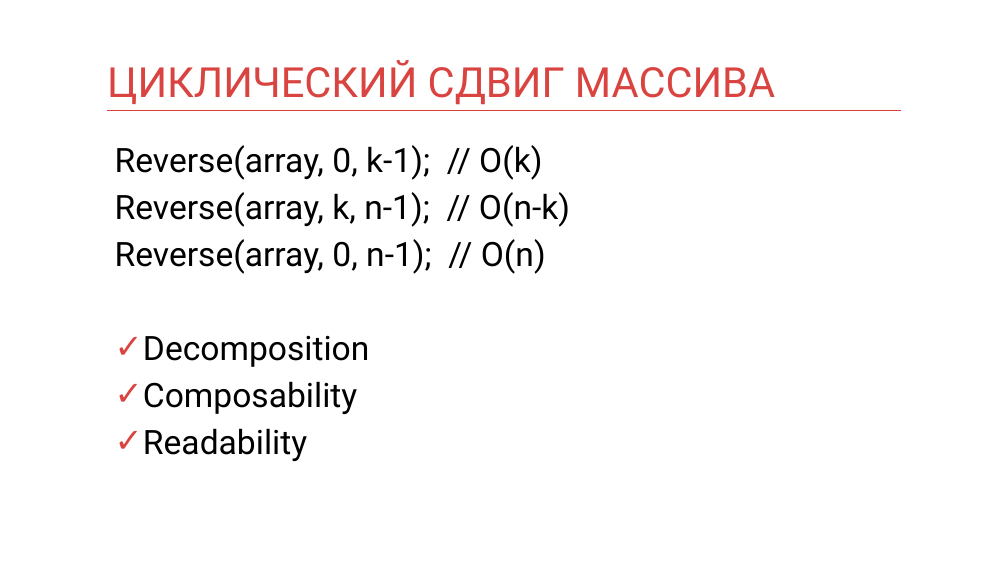
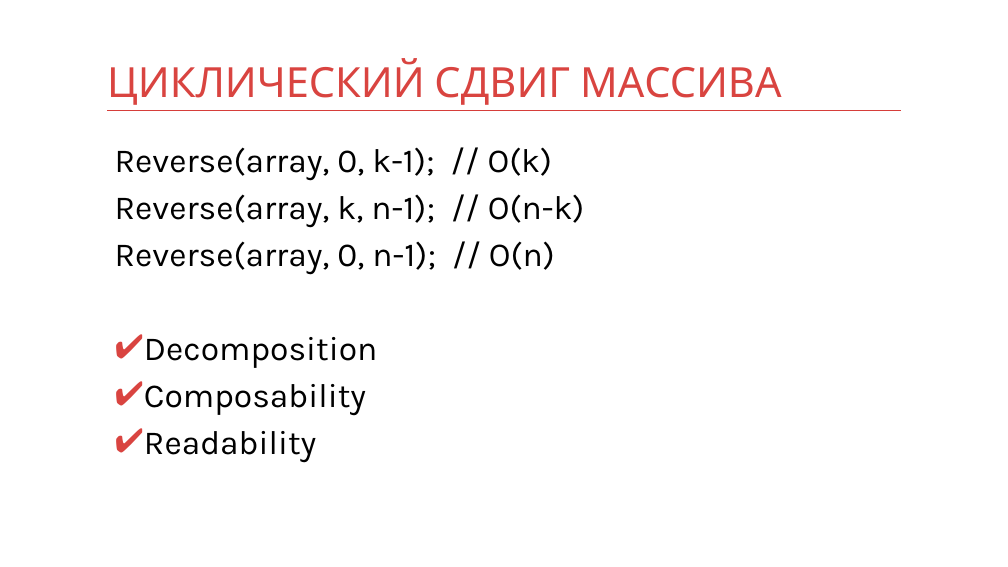
Before and after one commit to kontur-courses/clean-code, a slide deck: slide 37 of clean-code.pptx (slide 35 before the commit). Drawn at 1008x567 pixels with LibreOffice and Linux fonts; fonts in the diff are those of the drawing. Boxes give left, top, right and bottom in pixels: in the first picture for what was removed or moved away, otherwise in the second. Text is boxed around its words. In the diff, an @@ line names an element or a change of style, - is before the commit and + after.

```diff
--- a/clean-code.pptx
+++ b/clean-code.pptx
@@ title "ЦИКЛИЧЕСКИЙ СДВИГ МАССИВА" at (107,58,781,105): font Roboto to Karla @@
@@ text "Reverse(array, 0, k-1); // O(k)" at (115,147,584,463): font Roboto to Karla; less space between paragraphs; bullet ✓ to ✔ @@
```
Also in this commit, not shown: 75 other slides changed, 7 slides added, 3 other files.
